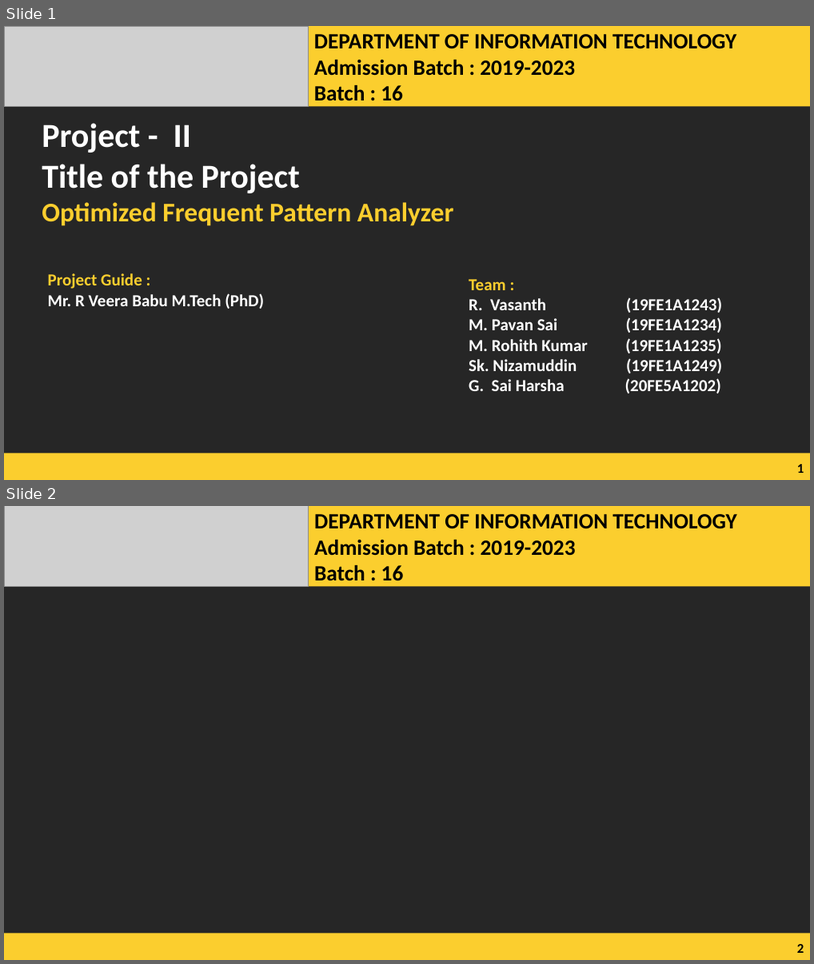
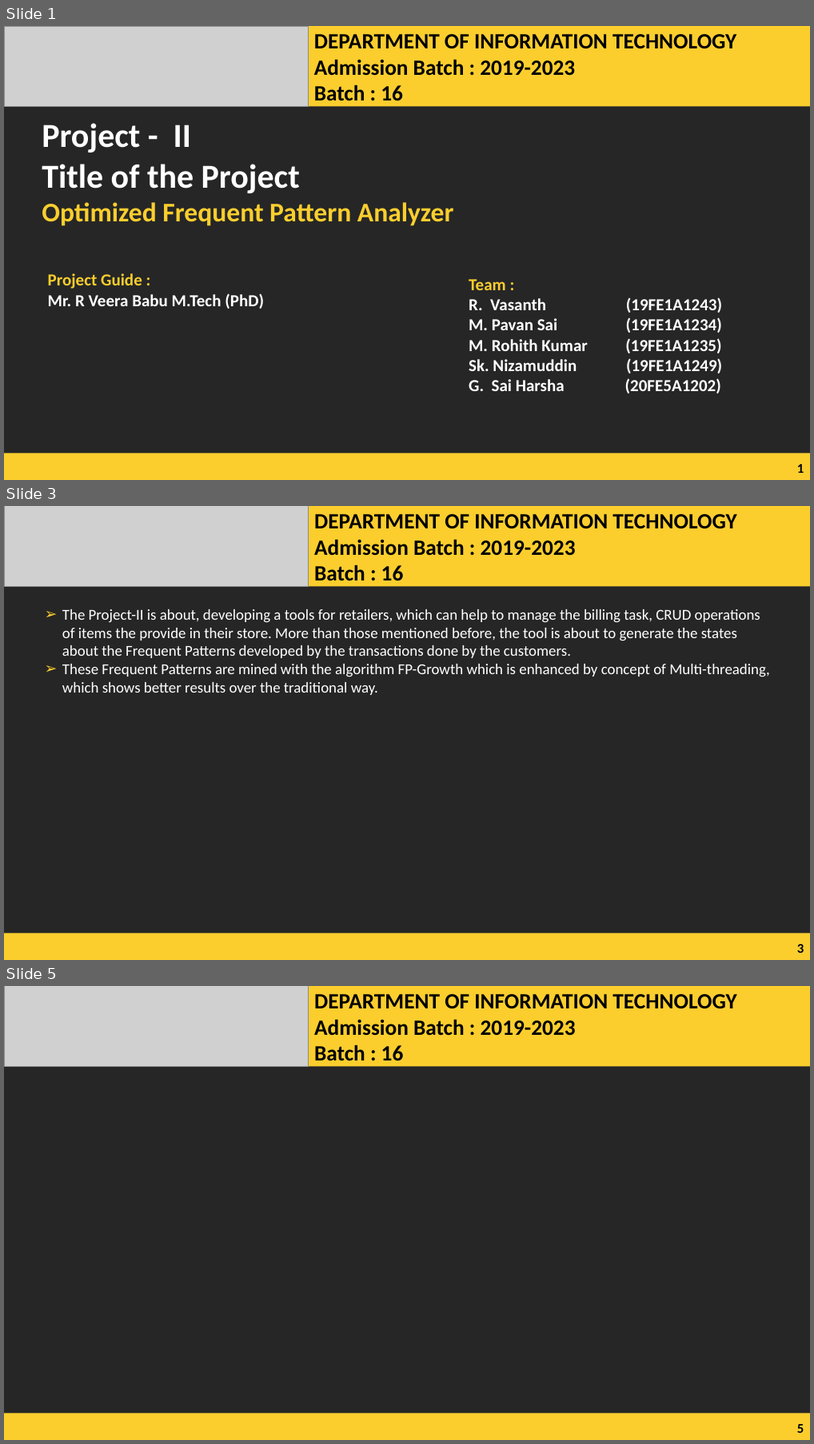
Before and after one commit to RAVIPATI-VASANTH/Optimized-Frequent-Pattern-Analyzer, a slide deck: Prensentaion and Prework/PR 2.pptx. Shown one above the other, each under a label of ours: slides 1 and 2 before the commit, slides 1, 3 and 5 after it; the slides between them are not shown. The pictures are 814x964 and 814x1444 pixels, drawn with LibreOffice and Linux fonts; fonts in the diff are those of the drawing; grey boxes stand for pictures. Boxes give left, top, right and bottom in pixels: in the first picture for what was removed or moved away, otherwise in the second. Text is boxed around its words. In the diff, an @@ line names an element or a change of style, - is before the commit and + after.

```diff
--- a/Prensentaion and Prework/PR 2.pptx
+++ b/Prensentaion and Prework/PR 2.pptx
@@ slide 3 added at (4,506,810,960), background #262626 @@
@@ picture added at (4,506,308,587) @@
@@ rectangle added at (308,506,810,587), fill #FBCE2E @@
@@ text added at (314,514,737,581), 26 pt, text #000000, bold @@
+DEPARTMENT OF INFORMATION TECHNOLOGY
+Admission Batch : 2019-2023
+Batch : 16
@@ text added at (62,609,770,695), 18 pt, text #FFFFFF @@
+➢ The Project-II is about, developing a tools for retailers, which can help to manage the billing task, CRUD operations of items the provide in their store. More than those mentioned before, the tool is about to generate the states about the Frequent Patterns developed by the transactions done by the customers.
+➢ These Frequent Patterns are mined with the algorithm FP-Growth which is enhanced by concept of Multi-threading, which shows better results over the traditional way.
@@ rectangle added at (4,933,810,960), fill #FBCE2E @@
@@ page number added at (798,944,804,952), 16 pt, text #000000, bold @@
+3
@@ what was slide 2 is now slide 5 @@
@@ page number at (798,1424,804,1432): text changed @@
-2
+5
```
Also in this commit, not shown: 4 other slides added, 11 other files.
